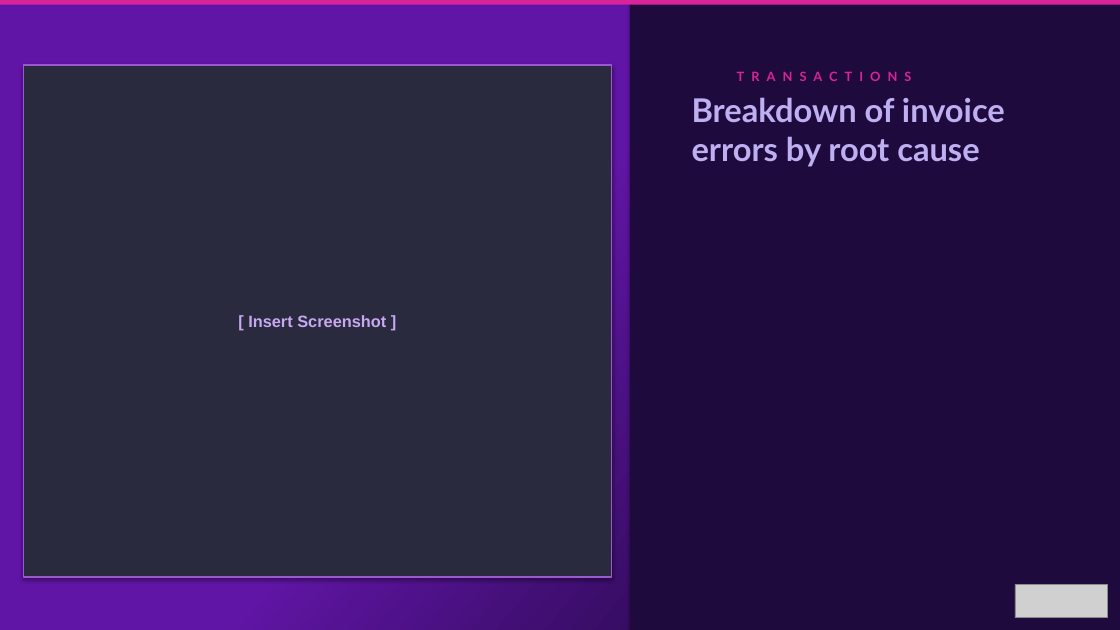
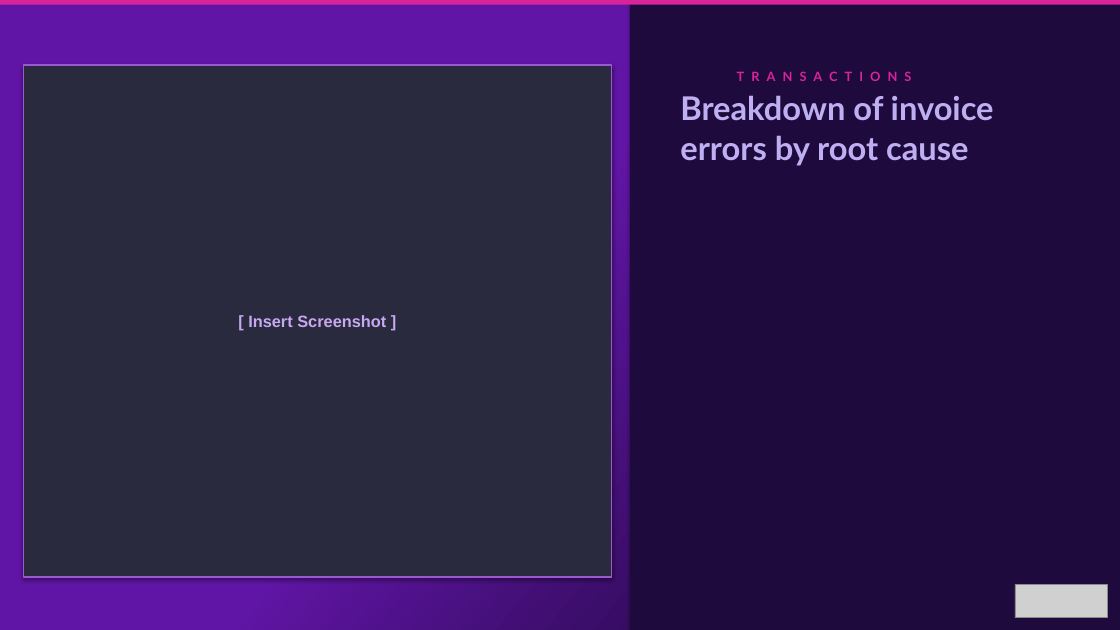
Before and after one commit to oresanniowo-beep/EBR-Gen-v2, a slide deck: slide 19 of EBR_Template.pptx (slide 21 before the commit). Drawn at 1120x630 pixels with LibreOffice and Linux fonts; fonts in the diff are those of the drawing; grey boxes stand for pictures. Boxes give left, top, right and bottom in pixels: in the first picture for what was removed or moved away, otherwise in the second. Text is boxed around its words. In the diff, an @@ line names an element or a change of style, - is before the commit and + after.

```diff
--- a/EBR_Template.pptx
+++ b/EBR_Template.pptx
@@ text "Breakdown of invoice errors by ...": place and size @@
-text "Breakdown of invoice errors by ..." at bbox=[692, 97, 1005, 167]
+text "Breakdown of invoice errors by ..." at bbox=[680, 95, 994, 166]
```
Also in this commit, not shown: 11 other slides changed, 1 slide added, 2 slides removed.
